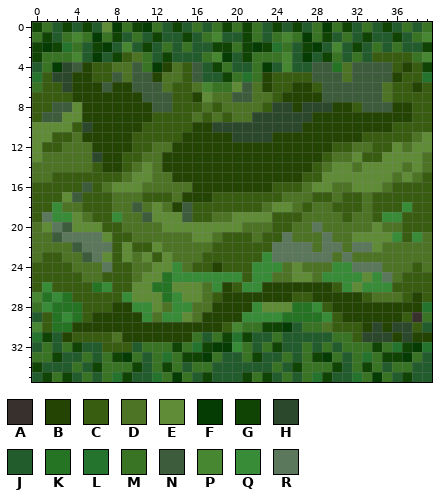
Edited in one commit: pixel-art sprite (resources/MoM/overland_large/terrain/arcanus/hills/11011101.png). Above: the version before the commit.
The file is 40x36 pixels. Colours within 5 levels of each other are drawn and written as one.
Palette (. is transparent): A #38302c  B #244404  C #385c10  D #4c7424  E #608c38  F #043c04  G #104404  H #2c482c  J #225c2c  K #247424  L #24742d  M #387424  N #3c5c3c  P #478732  Q #388c38  R #5c785c
New version:
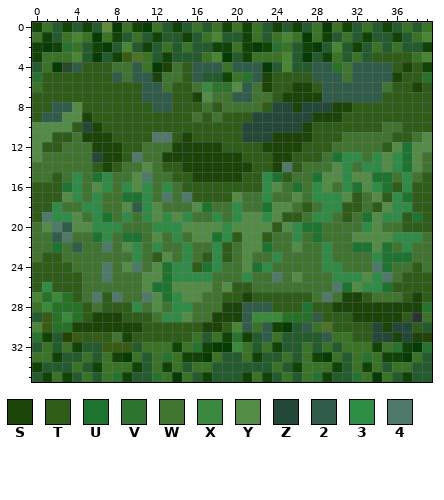
Colours new in this view: S #1b4507  T #2d5d17  U #1b752f  V #2d752f  W #3f752f  X #3b883f  Y #538d45  Z #224938  2 #305d49  3 #2d8d45  4 #4f796a
Difference:
colour A: #38302c -> #2d3138
Changed rows in their new state; - is a pixel that keeps its letter.
first column x 0:
 3 ----------------------------------TTTT--
 4 ----2TTTWW2--SWT222-222-----22-W2222TST-
 5 -TTTTTTT2W22SWWT2-----2STTTT222W2222STT-
 6 -TTTTTTTTTT22WTTWXVVY2WSTTSST222222WTTST
 7 TTTTTTTTTTT222TTSYWW22WWTSSSS222222TTTTT
 8 TT22YTTTTTTT22TTTWTWWWWTZZSZZZSSTTTTTTTT
 9 T22YYSTTTTTTTTTTWTWTTTZZZZZZSSSTTTTTTTTT
10 YYYYTZSTTTTTTTTTTTTTTZZZZZZSTTTTTTTWWTTT
11 YYTTWSSSTTTT44TSTTTTTZZZSSSSTTTWWWWWTTWY
12 YTTWWWSSSTTWWWSSSSSTTTTSSSSTTTWWWWWTYUYY
13 YWWWWWZSST4WWSSSSSSSSTTTSSTTTWU33W3Y3UYW
14 WWWWWWTSTWWYWTTSSSSSSSTTS4TWWWY3W33Y3UYW
15 WWTW3WU3WWY4WWTTSSSSSTT3UTWWUYY3YYUUW3WT
16 TTTU3WY3W3Y3W3WTTTTTTTT3YWUW3YW3UY3UT3TT
17 TTTY3W3WWUU3W4W4TTTTYWW3WWYW333YTWYT3UTT
18 TT3WW33WWY23YWWWYUWW3WWUYYWTW33TTWTY33TT
19 T433YW3UW3W3Y3Y3WW3W3YY3YTTW33WTWUY33TUT
20 WY42YY333WWW333YYYY3YYYYTY3UUWWWW3YWWTTT
21 WW24WWU3WUUWYW3WYYU3TYYTWW3WUWWWYYYY333W
22 WWUW2WW4WY3W3WW3WW3TWYYUWWYWW3WWUUYUW3WW
23 WTTWWWWWWW3WTYW3WT3TWYWW3WWWW3WWWW3UUUWW
24 TTTTWWW4WY4WYU33TU3WWYU3WWWWW33WWW4UWWTW
25 TTTTTWW4WWWYYU3333WWW3WW4WYWWW333Y34WTTT
26 T3TTTWWWWWWYUUYYYYWYTTWWWWWWWW4UY33UTTTT
27 ----TW4T4WW4YU3YYWWTTSTTTTTTW4WSSTWWWTST
28 -----TWTTT3WYW33WWWSS222TTTUTTSSSSSSSSS-
29 -----TSSSTTTW33YWWSSS2------2TTTSSSSST--
30 ----SSSSSSSTTTTTTSST-2-2---2--TTTTZSZZT-
31 -----T-TWSTTTTTT-------2-----2--TTZZSZS-
Boxes around the changes in both pictures, in picture pixels (x1, y1, x2, y2):
changed: (32, 52, 432, 342)
